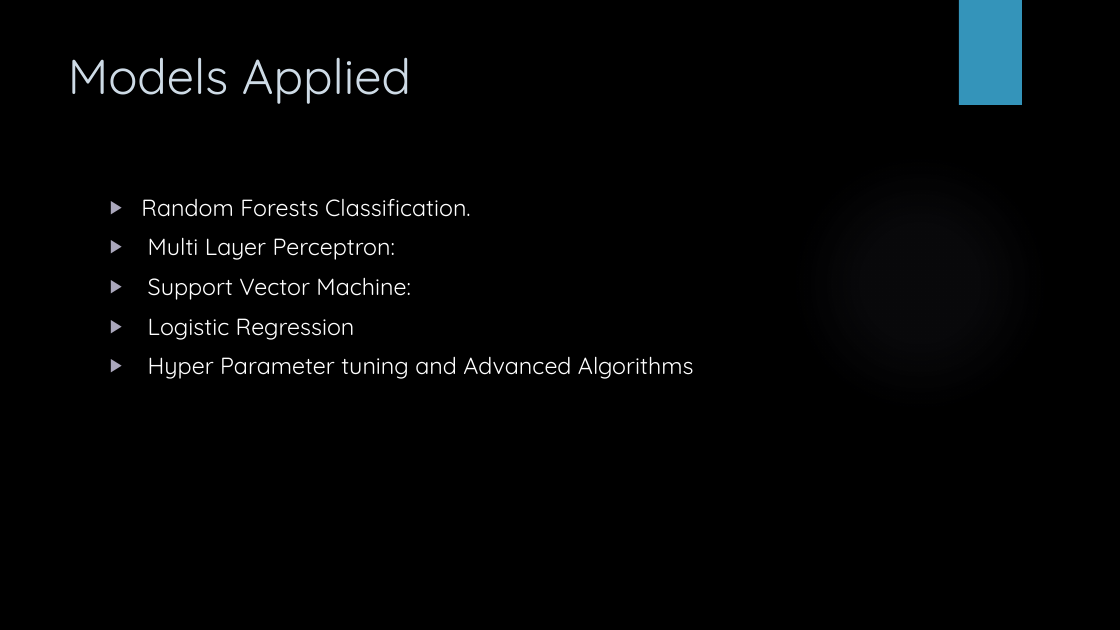
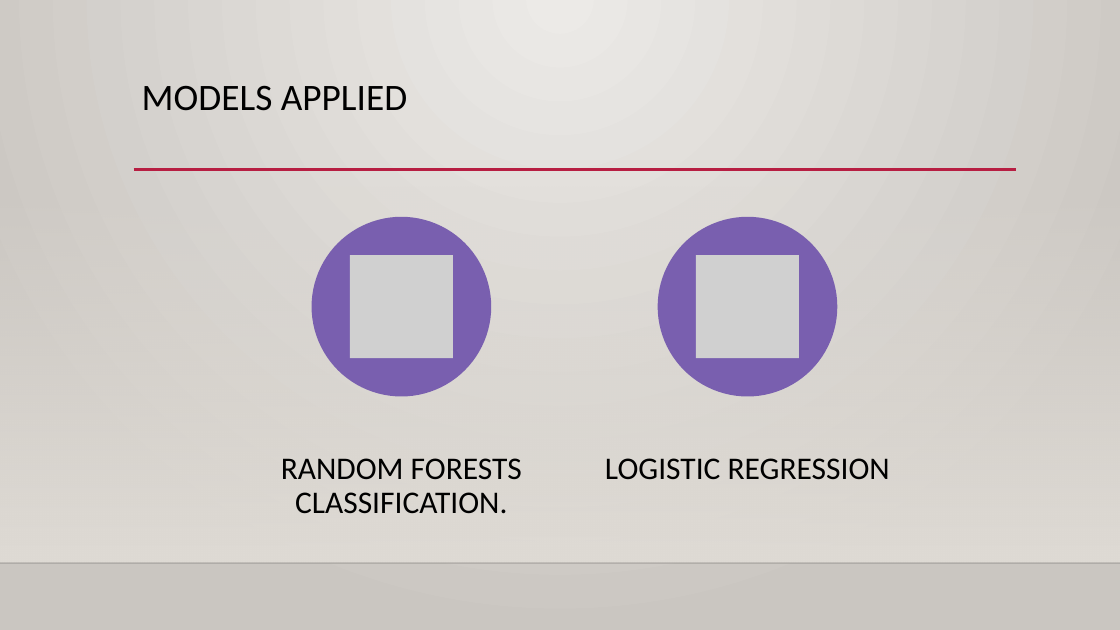
Before and after one commit to sakshamsood2110/pyJupyter, a slide deck: slide 6 of Project/Loan Default Prediction with Predictive Analysis.pptx. Drawn at 1120x630 pixels with LibreOffice and Linux fonts; fonts in the diff are those of the drawing; grey boxes stand for pictures; background and template pictures are left out. Boxes give left, top, right and bottom in pixels: in the first picture for what was removed or moved away, otherwise in the second. Text is boxed around its words. In the diff, an @@ line names an element or a change of style, - is before the commit and + after.

```diff
--- a/Project/Loan Default Prediction with Predictive Analysis.pptx
+++ b/Project/Loan Default Prediction with Predictive Analysis.pptx
@@ background picture (left out) to gradient #ECEAE7 to #CAC7C1 @@
@@ rectangle removed at (959,0,1022,105) @@
@@ title at (142,85,407,111): text changed; size 42 to 32 pt; font Quicksand to Calibri; text colour #CEDBE6 to #000000 @@
-Models Applied
+MODELS APPLIED
@@ line added from (134, 170) to (1017, 170), #B71E42 2.5 pt @@
@@ ellipse removed at (791,154,1049,413) @@
@@ rectangle added at (0,186,1120,563), fill gradient #DFDBD5 @@
@@ text removed at (141,199,694,379) @@
-▶ Random Forests Classification.
-▶ Multi Layer Perceptron:
-▶ Support Vector Machine:
-▶ Logistic Regression
-▶ Hyper Parameter tuning and Advanced Algorithms
@@ group added at (281,217,890,514): 2 ellipses, 2 pictures, 2 texts @@
+RANDOM FORESTS CLASSIFICATION.
+LOGISTIC REGRESSION
@@ line added from (0, 563) to (1120, 563), #000001 1 pt @@
```
Also in this commit, not shown: 8 other slides changed.
